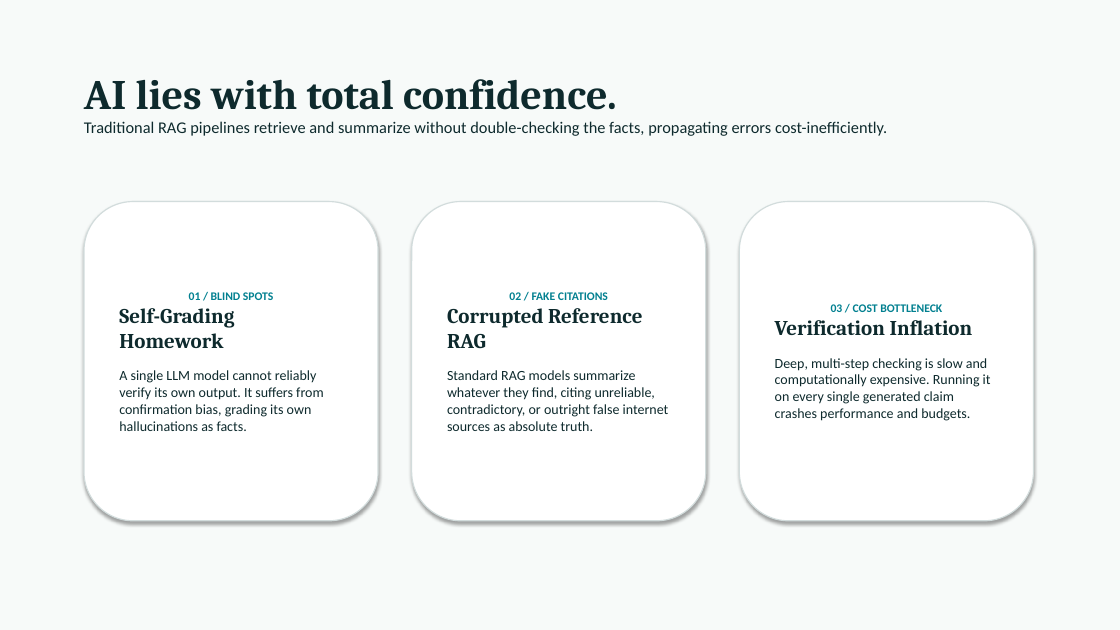
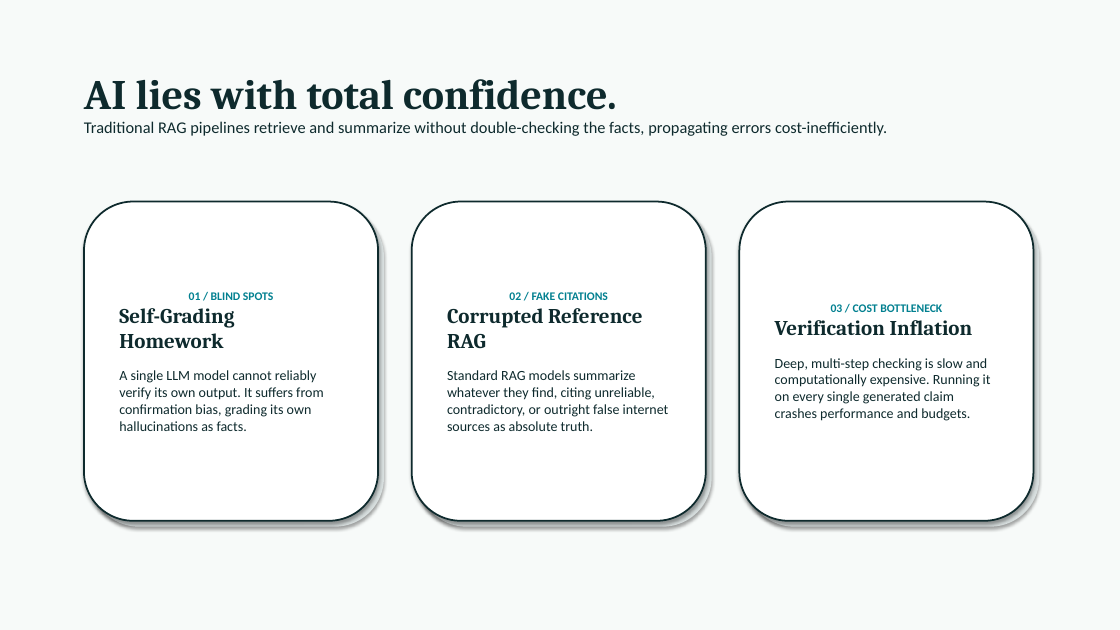
Before and after one commit to priya-patel-dev/innovahack, a slide deck: slide 2 of TrustLayer_Pitch_Deck.pptx. Drawn at 1120x630 pixels with LibreOffice and Linux fonts; fonts in the diff are those of the drawing. Boxes give left, top, right and bottom in pixels: in the first picture for what was removed or moved away, otherwise in the second. Text is boxed around its words. In the diff, an @@ line names an element or a change of style, - is before the commit and + after.

Commit message:
Update presentation styling with 3D design and higher text contrast

```diff
--- a/TrustLayer_Pitch_Deck.pptx
+++ b/TrustLayer_Pitch_Deck.pptx
@@ rounded rectangle added at [90,208,384,527], fill #D7DEDE @@
@@ rounded rectangle added at [418,208,712,527], fill #D7DEDE @@
@@ outline #D2DCDC 1 pt to #0E2A2D 1.5 pt in 3 elements at [84,202,378,521], [412,202,706,521], [739,202,1033,521] @@
@@ rounded rectangle added at [745,208,1039,527], fill #D7DEDE @@
```
Also in this commit, not shown: 6 other slides changed, 7 other files.
